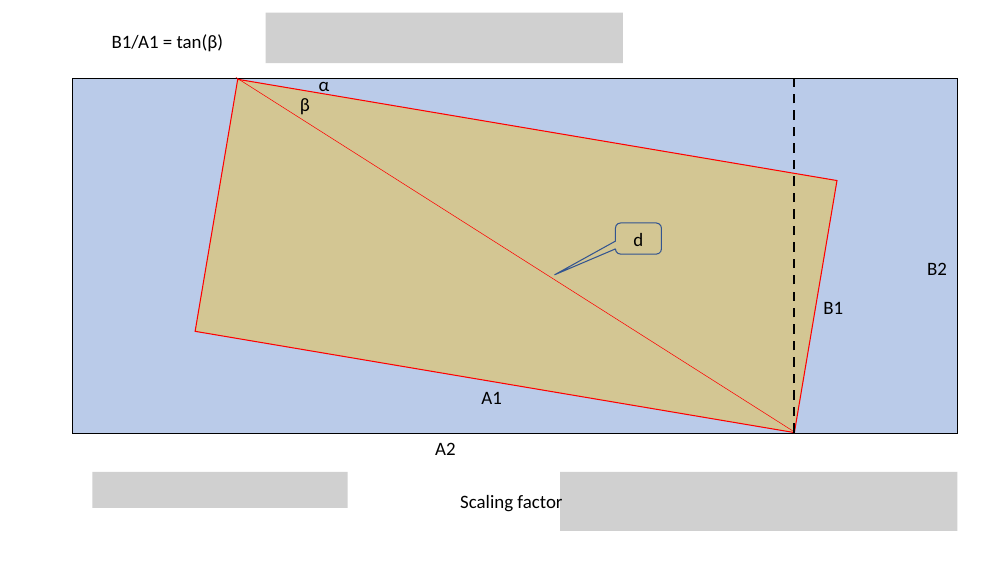
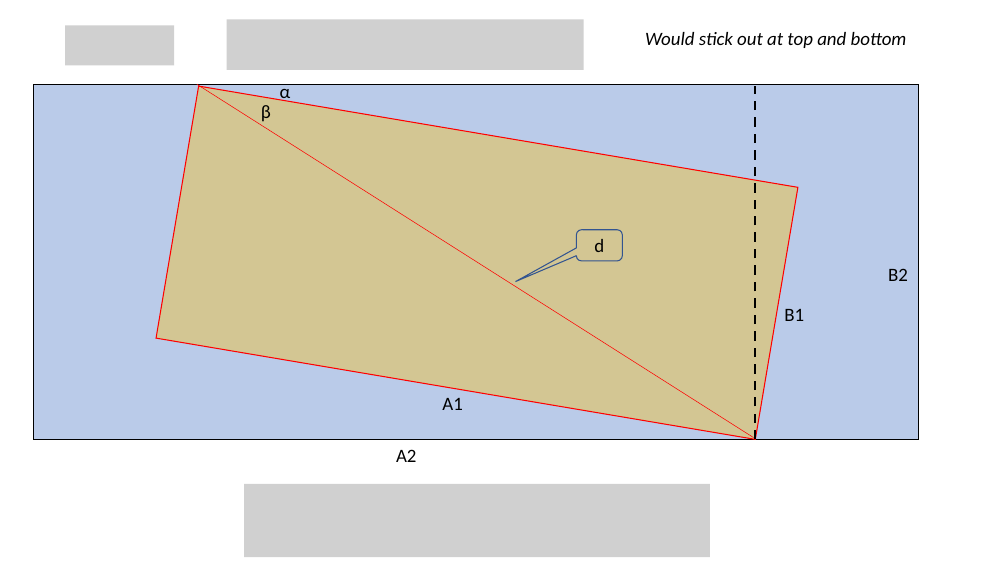
Before and after one commit to joachimneumann/Truth-O-Meter, a slide deck: slide 1 of rectangleRotation.pptx. Drawn at 1008x567 pixels with LibreOffice and Linux fonts; fonts in the diff are those of the drawing; grey boxes stand for pictures. Boxes give left, top, right and bottom in pixels: in the first picture for what was removed or moved away, otherwise in the second. Text is boxed around its words. In the diff, an @@ line names an element or a change of style, - is before the commit and + after.

```diff
--- a/rectangleRotation.pptx
+++ b/rectangleRotation.pptx
@@ picture added at bbox=[65, 26, 174, 66] @@
@@ 6 texts, 2 rectangles, 2 lines, 1 rounded speech box, 1 picture: place and size @@
-6 texts, 2 rectangles, 2 lines, 1 rounded speech box, 1 picture at bbox=[73, 13, 958, 455]
+6 texts, 2 rectangles, 2 lines, 1 rounded speech box, 1 picture at bbox=[33, 20, 919, 462]
@@ text removed at bbox=[112, 34, 224, 52] @@
-B1/A1 = tan(β)
@@ text added at bbox=[645, 32, 907, 48], 18 pt, text #000000, italic @@
+Would stick out at top and bottom
@@ picture removed at bbox=[92, 472, 348, 508] @@
@@ picture removed at bbox=[560, 472, 958, 531] @@
@@ picture added at bbox=[244, 484, 710, 557] @@
@@ text removed at bbox=[460, 493, 562, 514] @@
-Scaling factor
```
Also in this commit, not shown: 1 slide added, 2 other files.
